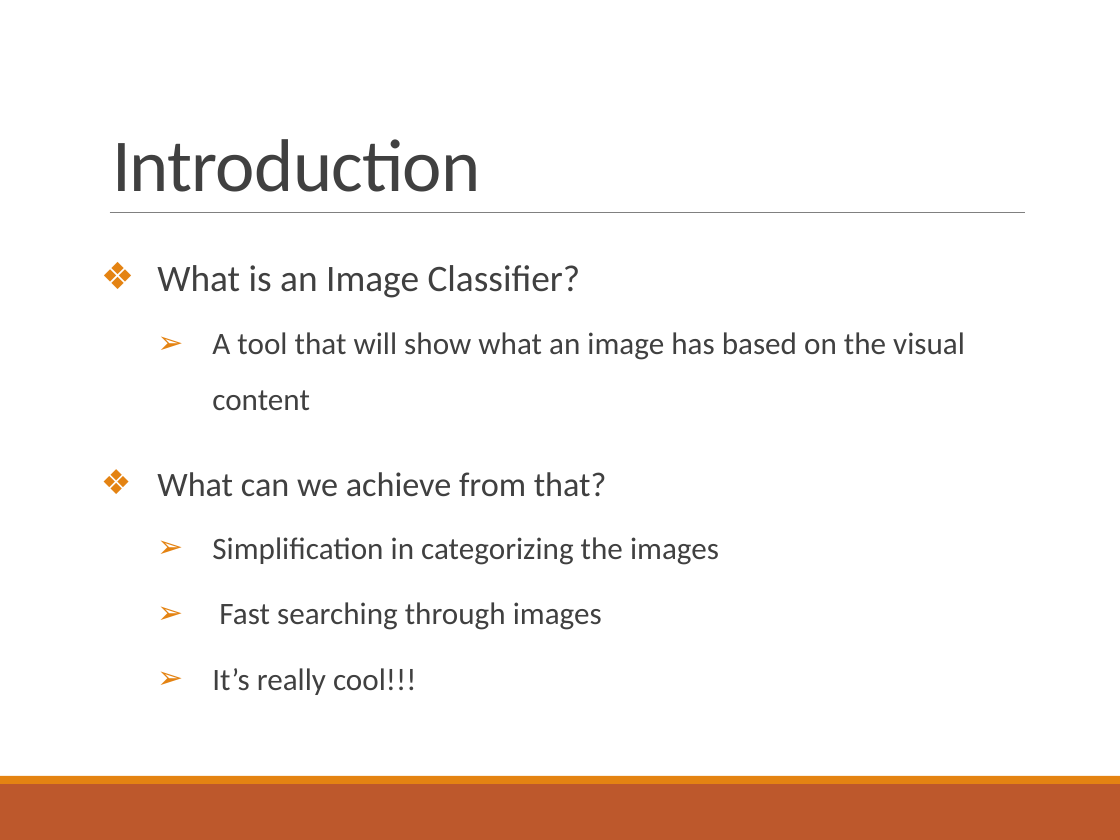
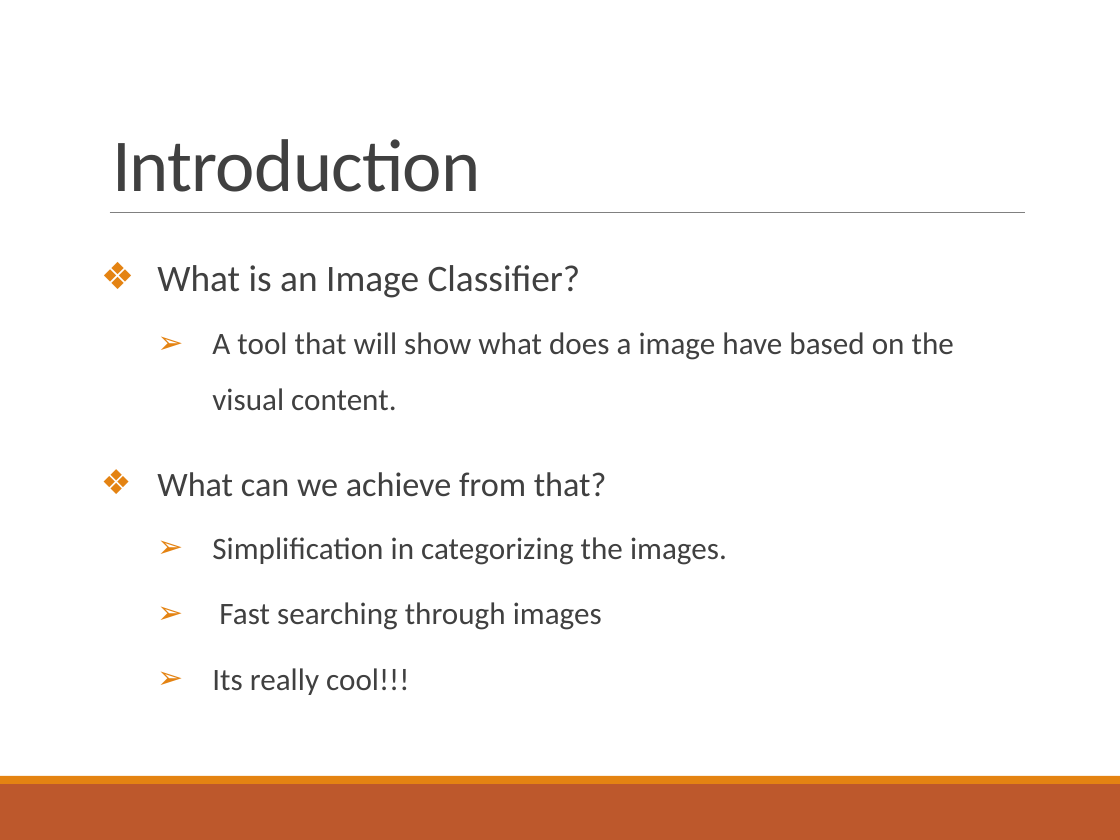
Before and after one commit to somyamohanty/Pixel_Dawgs, a slide deck: slide 3 of Final Presentation.pptx. Drawn at 1120x840 pixels with LibreOffice and Linux fonts; fonts in the diff are those of the drawing. Boxes give left, top, right and bottom in pixels: in the first picture for what was removed or moved away, otherwise in the second. Text is boxed around its words. In the diff, an @@ line names an element or a change of style, - is before the commit and + after.

```diff
--- a/Final Presentation.pptx
+++ b/Final Presentation.pptx
@@ text at (212,332,954,411): text changed @@
-  ➢ A tool that will show what an image has based on the visual content
+  ➢ A tool that will show what does a image have based on the visual content.
@@ text at (212,537,727,565): text changed @@
-  ➢ Simplification in categorizing the images
+  ➢ Simplification in categorizing the images.
@@ text at (212,668,409,695): text changed @@
-  ➢ It’s really cool!!!
+  ➢ Its really cool!!!
```
Also in this commit, not shown: 2 other slides changed.
